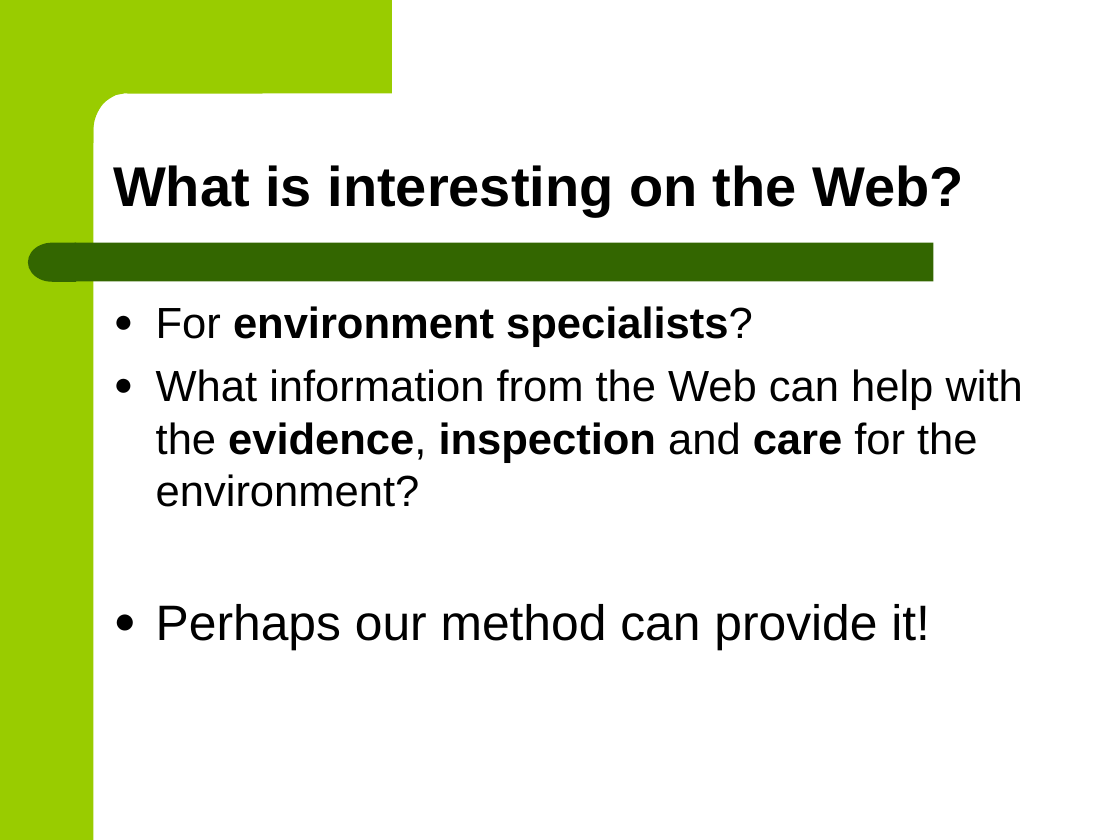
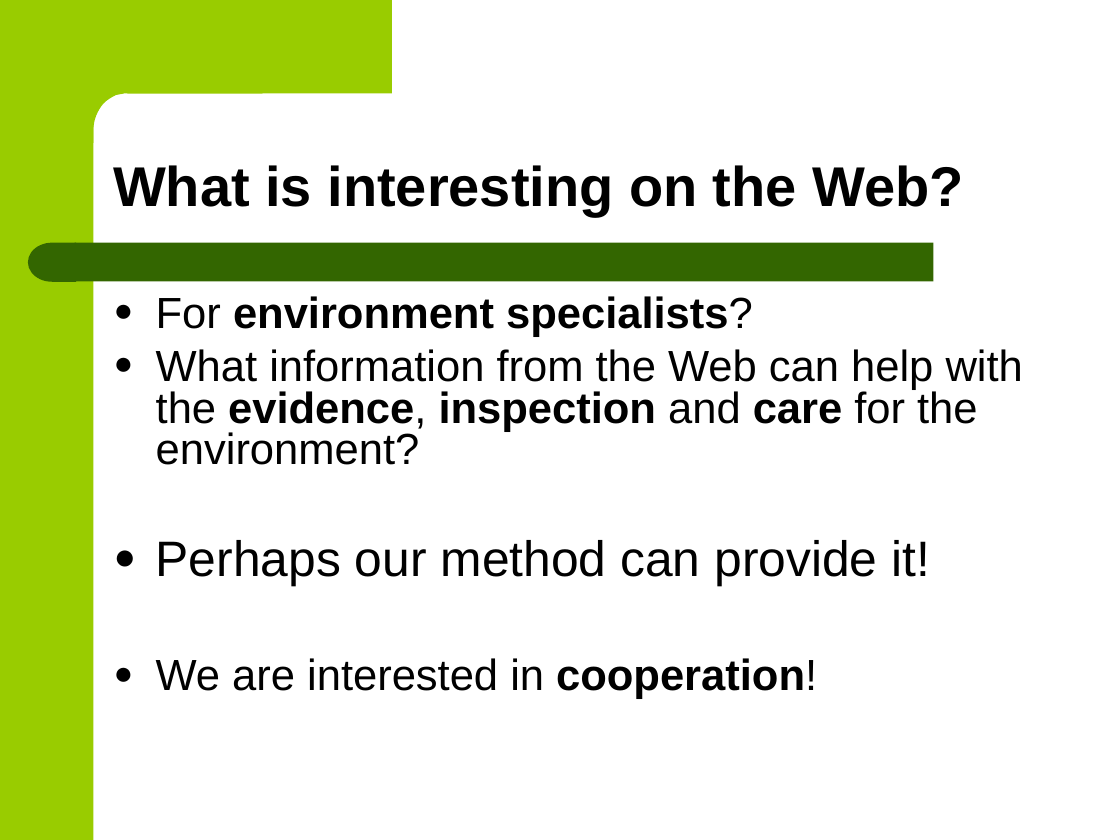
Before and after one commit to BackupTheBerlios/czsem-svn, a slide deck: slide 13 of trunk/docs/papers/20090202_eEnvironment_Prague/slides_DedekVojtas_e-envi2009.ppt (slide 9 before the commit). Drawn at 1120x840 pixels with LibreOffice and Linux fonts; fonts in the diff are those of the drawing. Boxes give left, top, right and bottom in pixels: in the first picture for what was removed or moved away, otherwise in the second. Text is boxed around its words. In the diff, an @@ line names an element or a change of style, - is before the commit and + after.

```diff
--- a/trunk/docs/papers/20090202_eEnvironment_Prague/slides_DedekVojtas_e-envi2009.ppt
+++ b/trunk/docs/papers/20090202_eEnvironment_Prague/slides_DedekVojtas_e-envi2009.ppt
@@ text at (x1=156, y1=296, x2=1023, y2=587): line spacing 1 to 0.8 @@
@@ text at (x1=156, y1=658, x2=817, y2=699): paragraph added @@
+● We are interested in cooperation!
```
Also in this commit, not shown: 4 other slides changed, 6 slides added, 1 slide removed, 1 other file.
